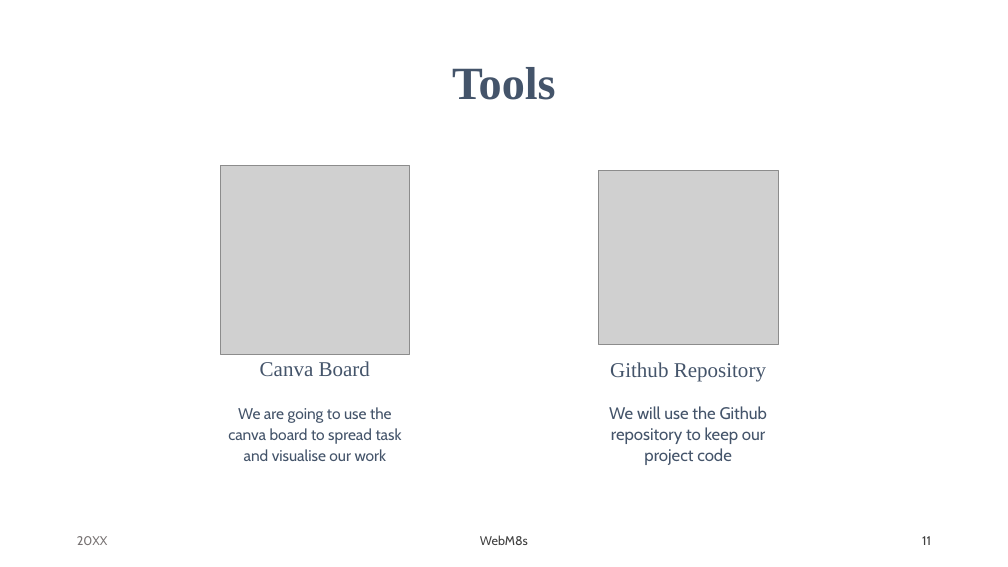
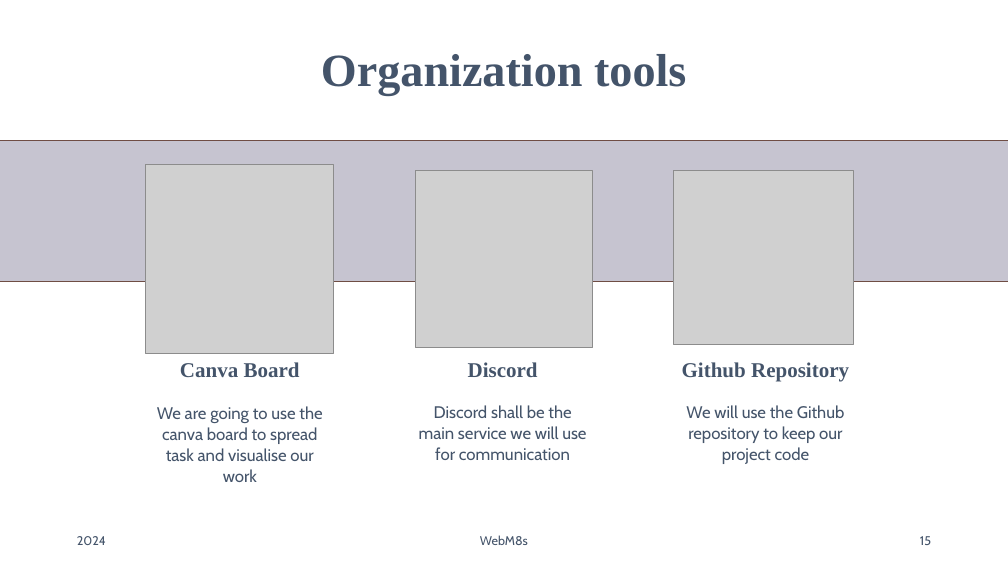
Before and after one commit to jankotanime/projekt-WZI, a slide deck: slide 15 of WebM8s.pptx (slide 11 before the commit). Drawn at 1008x567 pixels with LibreOffice and Linux fonts; fonts in the diff are those of the drawing; grey boxes stand for pictures. Boxes give left, top, right and bottom in pixels: in the first picture for what was removed or moved away, otherwise in the second. Text is boxed around its words. In the diff, an @@ line names an element or a change of style, - is before the commit and + after.

```diff
--- a/WebM8s.pptx
+++ b/WebM8s.pptx
@@ title at box(321, 54, 686, 95): text changed @@
-Tools
+Organization tools
@@ rectangle added at box(0, 141, 1008, 282), fill #C6C4D0, outline #704D45 1 pt @@
@@ picture: place and size @@
-picture at box(221, 166, 409, 354)
+picture at box(145, 165, 333, 353)
@@ picture added at box(415, 170, 593, 348) @@
@@ ellipse added at box(678, 172, 851, 346), fill #FFFFFF @@
@@ text "Canva Board": place and size @@
-text "Canva Board" at box(260, 361, 370, 376)
+text "Canva Board" at box(180, 362, 300, 377)
@@ text "Canva Board" at box(180, 362, 300, 377): bold on @@
@@ 2 texts, 1 picture: place and size @@
-2 texts, 1 picture at box(599, 170, 779, 465)
+2 texts, 1 picture at box(674, 170, 854, 464)
@@ text "Github Repository" at box(682, 362, 849, 382): bold on @@
@@ text added at box(468, 362, 538, 377), 20 pt, text #44546A, bold @@
+Discord
@@ text "We are going to use ...": place and size @@
-text "We are going to use ..." at box(228, 407, 402, 461)
+text "We are going to use ..." at box(157, 406, 322, 482)
@@ text "We are going to use ..." at box(157, 406, 322, 482): size 14.8 to 16 pt @@
@@ text added at box(419, 405, 586, 460), 16 pt, text #44546A @@
+Discord shall be the main service we will use for communication
@@ text at box(77, 536, 106, 545): text changed; text colour #767171 to #44546A @@
-20XX
+2024
@@ text "WebM8s" at box(480, 535, 528, 545): text colour #404040 to #44546A @@
@@ page number at box(920, 536, 931, 545): text changed; text colour #404040 to #44546A @@
-11
+15
```
Also in this commit, not shown: 10 other slides changed, 6 slides added, 2 other files.
